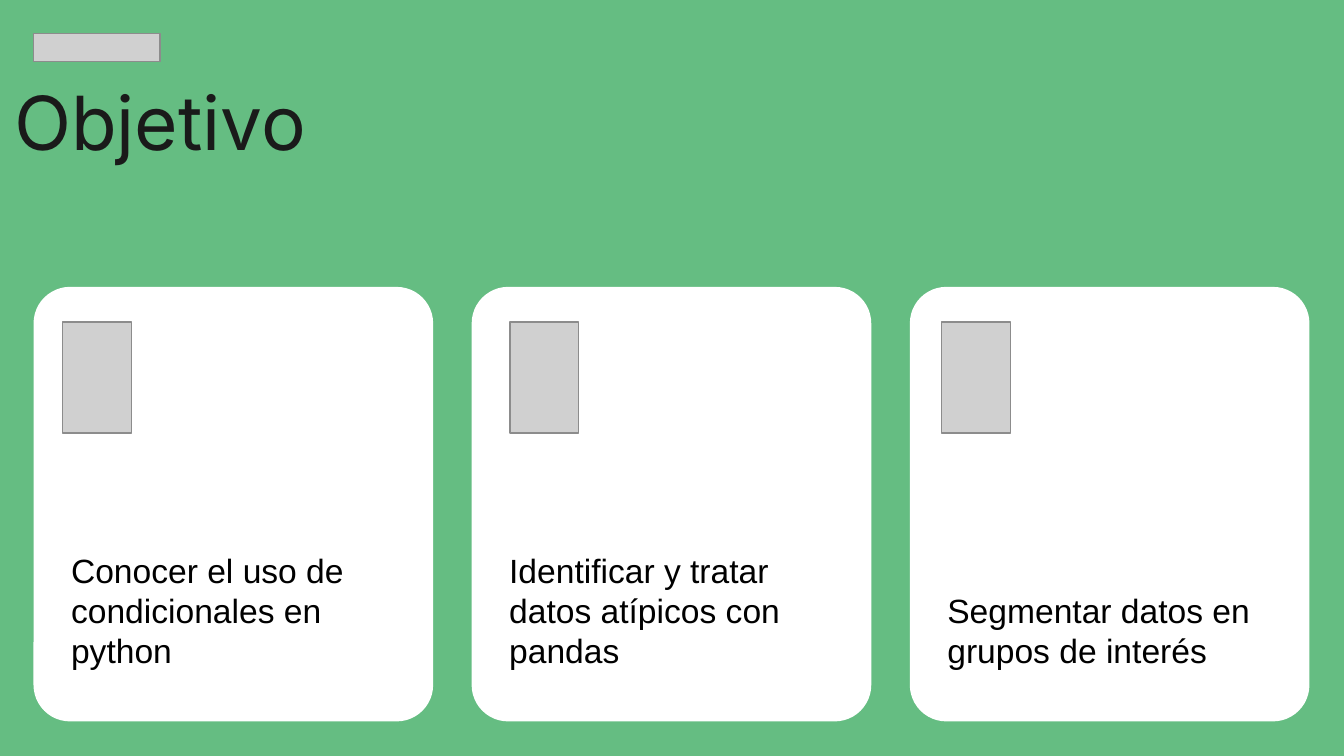
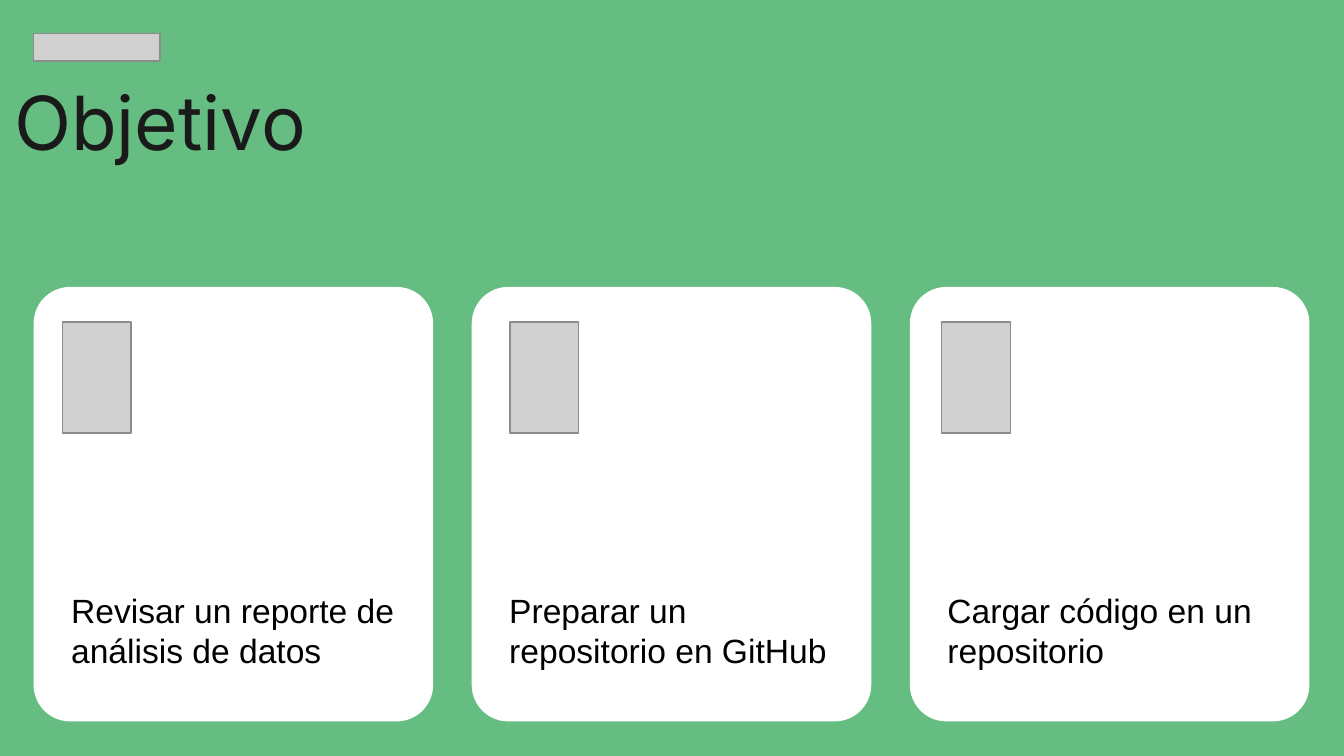
Before and after one commit to zyntonyson/bootcamp_ds_da, a slide deck: slide 5 of 07-da-v8-patrones-outliers/21-preparacion-datos.pptx. Drawn at 1344x756 pixels with LibreOffice and Linux fonts; fonts in the diff are those of the drawing; grey boxes stand for pictures. Boxes give left, top, right and bottom in pixels: in the first picture for what was removed or moved away, otherwise in the second. Text is boxed around its words. In the diff, an @@ line names an element or a change of style, - is before the commit and + after.

```diff
--- a/07-da-v8-patrones-outliers/21-preparacion-datos.pptx
+++ b/07-da-v8-patrones-outliers/21-preparacion-datos.pptx
@@ text in rounded rectangle at bbox=[71, 598, 394, 664]: text changed @@
-Conocer el uso de condicionales en python
+Revisar un reporte de análisis de datos
@@ text in rounded rectangle at bbox=[947, 598, 1251, 669]: text changed @@
-Segmentar datos en grupos de interés
+Cargar código en un repositorio
@@ text in rounded rectangle at bbox=[509, 600, 826, 669]: text changed @@
-Identificar y tratar datos atípicos con pandas
+Preparar un repositorio en GitHub
```
Also in this commit, not shown: 3 other slides changed, 3 other files.
